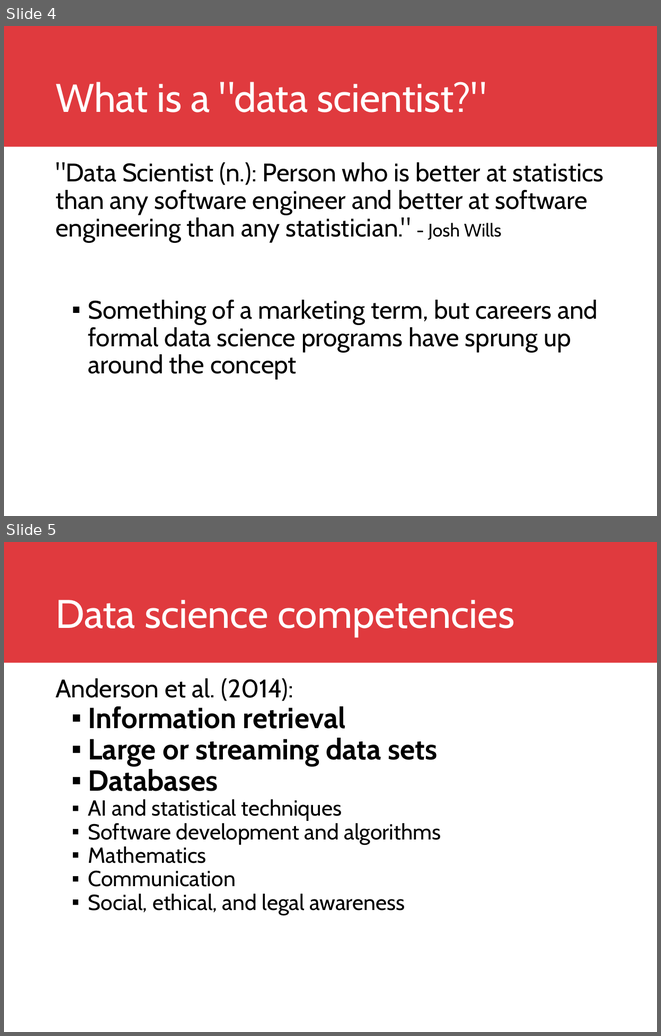
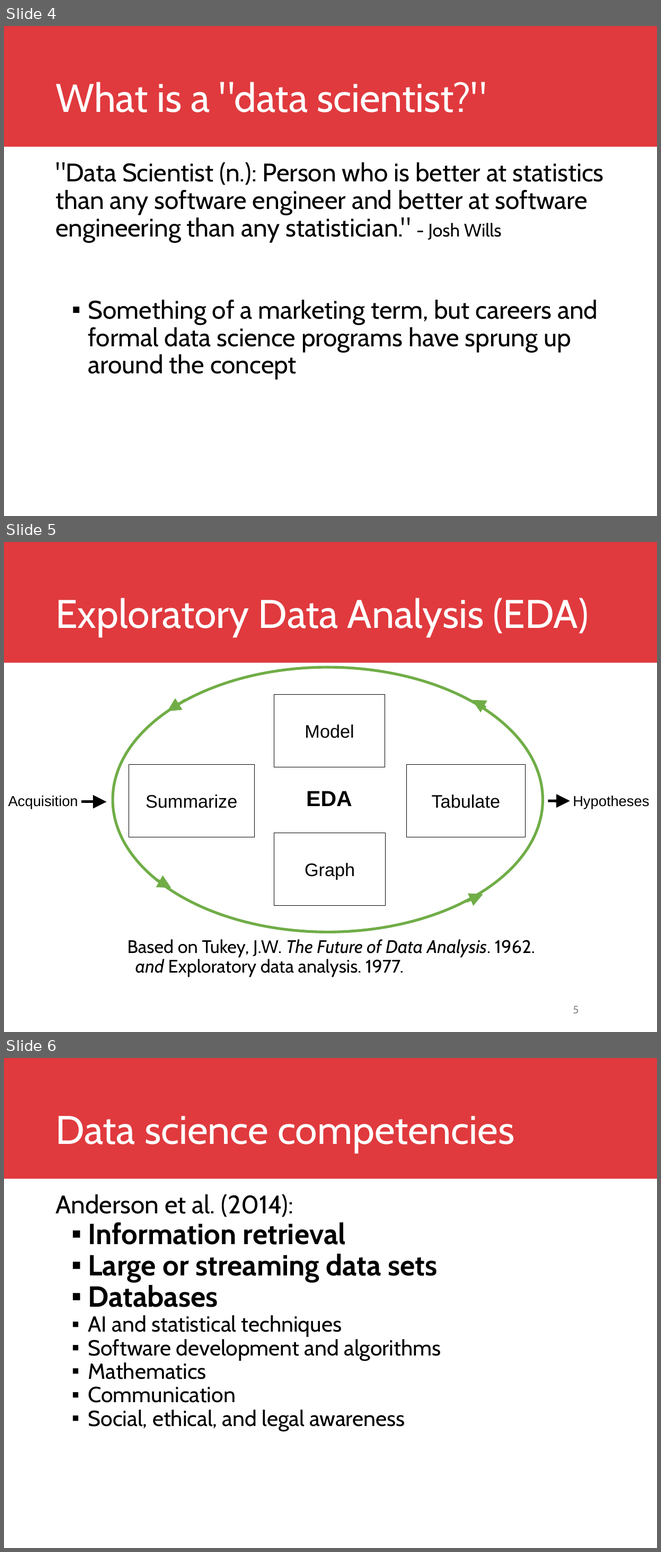
Before and after one commit to DreaJulca/streamvis-lecture, a slide deck: Visual Data Science.pptx. Shown one above the other, each under a label of ours: slides 4 and 5 before the commit, slides 4, 5 and 6 after it. The pictures are 661x1036 and 661x1552 pixels, drawn with LibreOffice and Linux fonts; fonts in the diff are those of the drawing; background and template pictures are left out. Boxes give left, top, right and bottom in pixels: in the first picture for what was removed or moved away, otherwise in the second. Text is boxed around its words. In the diff, an @@ line names an element or a change of style, - is before the commit and + after.

```diff
--- a/Visual Data Science.pptx
+++ b/Visual Data Science.pptx
@@ slide 5 added at [4,542,657,1032], background #FFFFFF; not listed: 1 template element that a slide beside it also shows @@
@@ title added at [55,598,589,636], 44 pt, text #FFFFFF @@
+Exploratory Data Analysis (EDA)
@@ group added at [113,668,542,932]: 4 rectangles, 4 arrows, 1 ellipse, 1 text @@
+Summarize
+Tabulate
+Model
+Graph
+EDA
@@ text added at [8,795,78,809], 16 pt, text #000000 @@
+Acquisition
@@ text added at [573,795,649,809], 16 pt, text #000000 @@
+Hypotheses
@@ arrow added from (82, 802) to (106, 802), #000000 3 pt @@
@@ arrow added from (548, 801) to (570, 801), #000000 3 pt @@
@@ text added at [127,939,535,977], 20 pt, text #000000 @@
+Based on Tukey, J.W. The Future of Data Analysis. 1962. and Exploratory data analysis. 1977.
@@ page number added at [573,1005,579,1013], 12 pt, text #888888 @@
+5
@@ what was slide 5 is now slide 6 @@
```
Also in this commit, not shown: 4 slides changed, 1 other slide added, 2 slides removed, 3 other files.
